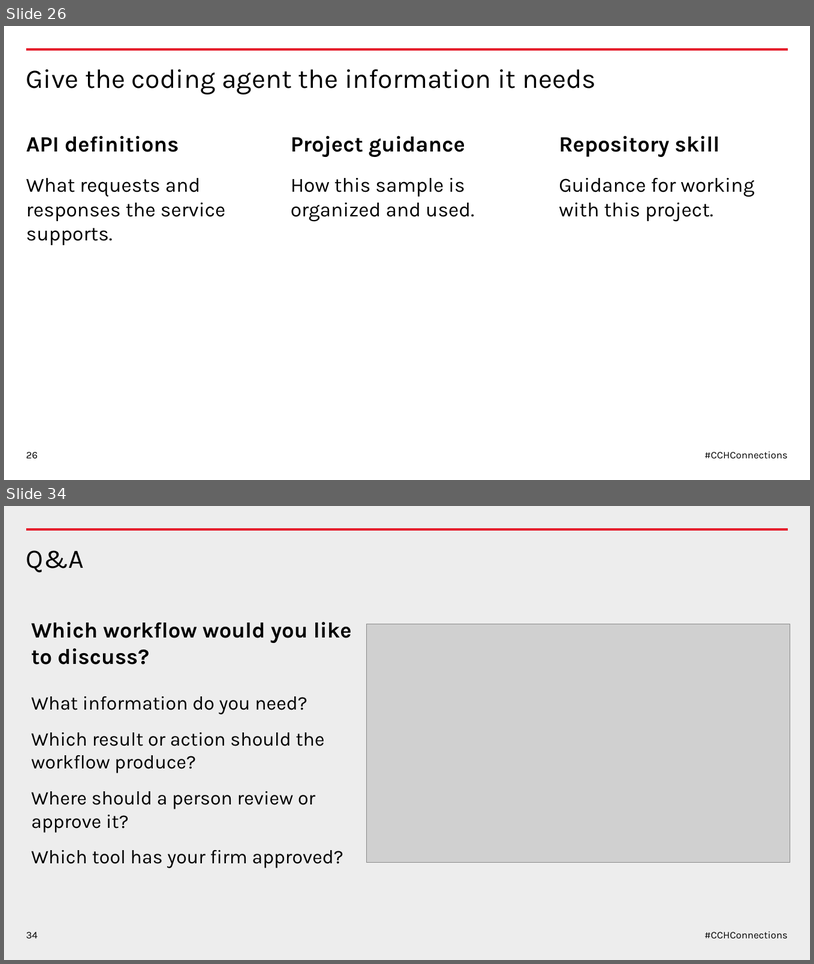
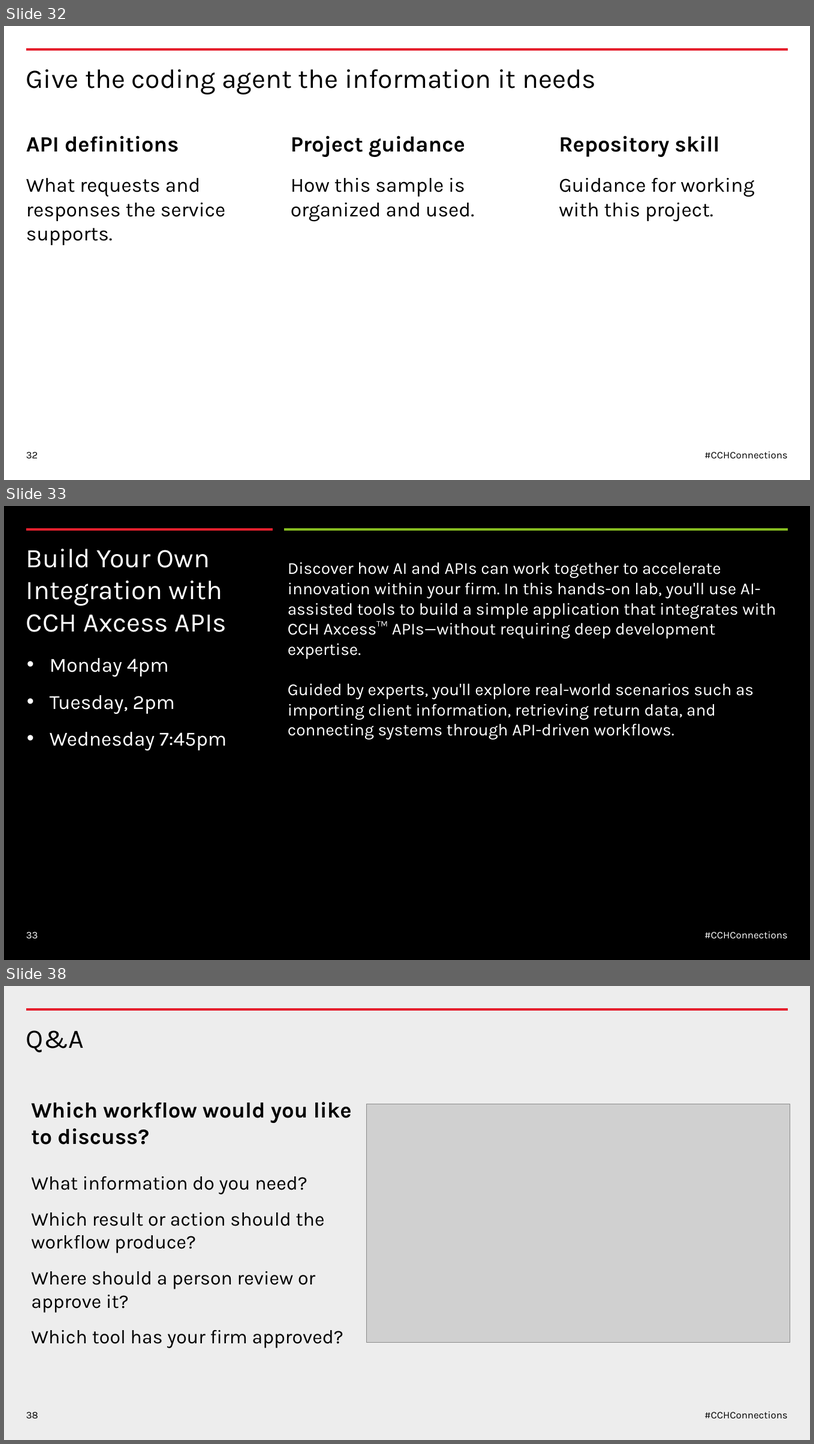
Before and after one commit to nathandyck/wk-tax-api, a slide deck: presentation/CCH-Connections-2026-WK-template.pptx. Shown one above the other, each under a label of ours: slides 26 and 34 before the commit, slides 32, 33 and 38 after it; the slides between them are not shown. The pictures are 814x964 and 814x1444 pixels, drawn with LibreOffice and Linux fonts; fonts in the diff are those of the drawing; grey boxes stand for pictures. Boxes give left, top, right and bottom in pixels: in the first picture for what was removed or moved away, otherwise in the second. Text is boxed around its words. In the diff, an @@ line names an element or a change of style, - is before the commit and + after.

```diff
--- a/presentation/CCH-Connections-2026-WK-template.pptx
+++ b/presentation/CCH-Connections-2026-WK-template.pptx
@@ slide 33 added at (4,506,810,960), background #000000 @@
@@ line added from (273, 529) to (26, 529), #E5202E 3 pt @@
@@ line added from (789, 529) to (284, 529), #85BC20 3 pt @@
@@ title added at (26,549,227,632), 32 pt, text #FFFFFF @@
+Build Your Own Integration with CCH Axcess APIs
@@ text added at (288,562,776,739), 20 pt, text #FFFFFF @@
+Discover how AI and APIs can work together to accelerate innovation within your firm. In this hands-on lab, you'll use AI-assisted tools to build a simple application that integrates with CCH Axcess™ APIs—without requiring deep development expertise.
+Guided by experts, you'll explore real-world scenarios such as importing client information, retrieving return data, and connecting systems through API-driven workflows.
@@ text added at (50,658,227,751), 24 pt, text #FFFFFF @@
+• Monday 4pm
+• Tuesday, 2pm
+• Wednesday 7:45pm
@@ page number added at (26,931,38,939), 12 pt, text #FFFFFF @@
+33
@@ text added at (705,931,788,939), 12 pt, text #FFFFFF @@
+#CCHConnections
@@ what was slide 26 is now slide 32 @@
@@ page number at (26,451,38,459): text changed @@
-26
+32
@@ what was slide 34 is now slide 38 @@
@@ page number at (26,1411,38,1418): text changed @@
-34
+38
```
Also in this commit, not shown: 21 slides changed, 9 other slides added, 10 slides removed.
